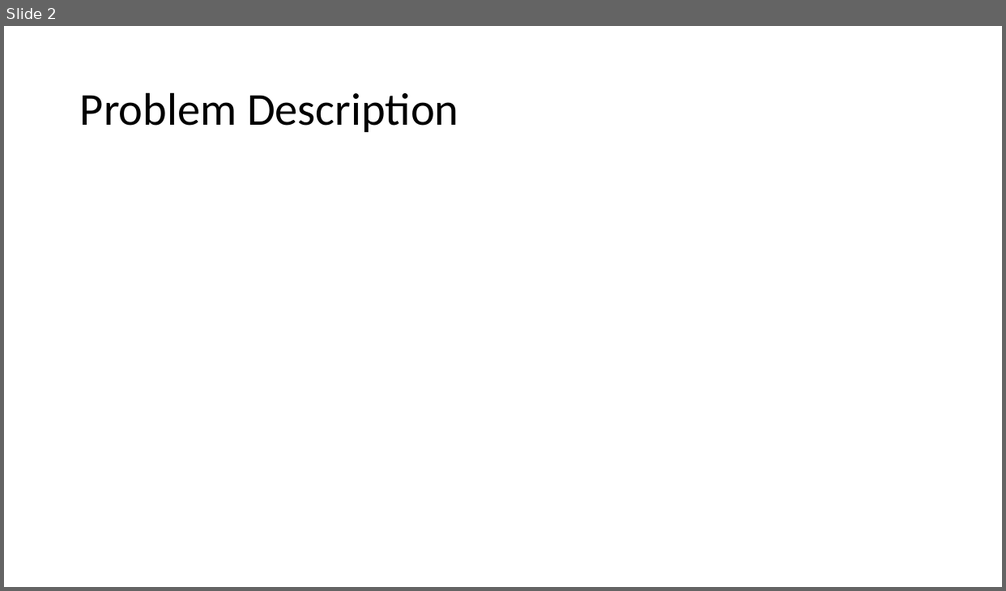
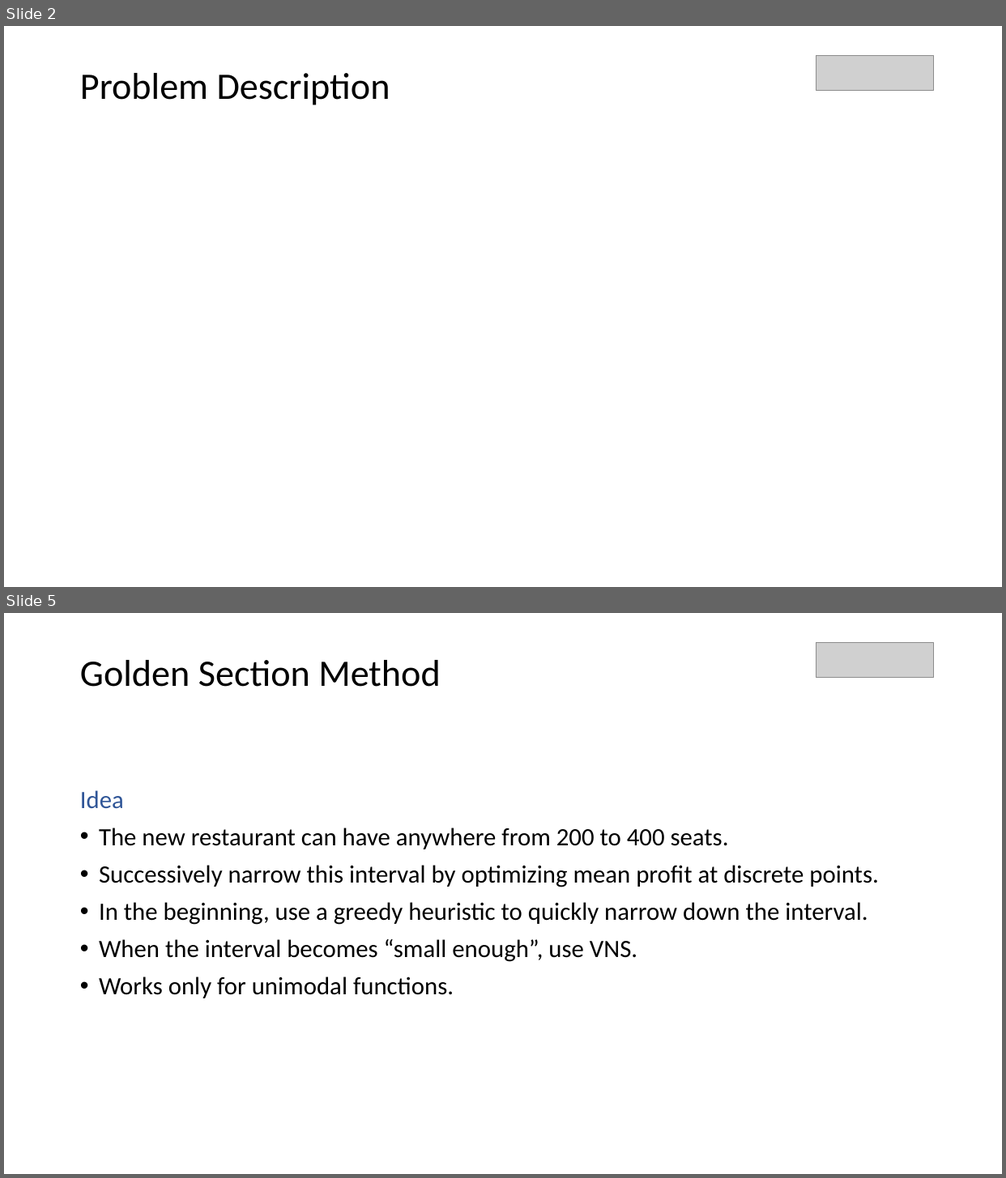
Before and after one commit to parkjan4/OptSim, a slide deck: Presentation.pptx. Shown one above the other, each under a label of ours: slide 2 before the commit, slides 2 and 5 after it; the slides between them are not shown. The pictures are 1006x591 and 1006x1178 pixels, drawn with LibreOffice and Linux fonts; fonts in the diff are those of the drawing; grey boxes stand for pictures. Boxes give left, top, right and bottom in pixels: in the first picture for what was removed or moved away, otherwise in the second. Text is boxed around its words. In the diff, an @@ line names an element or a change of style, - is before the commit and + after.

```diff
--- a/Presentation.pptx
+++ b/Presentation.pptx
@@ slide 5 added at [4,613,1002,1174], background #FFFFFF @@
@@ title added at [80,660,440,687], 36 pt, text #000000 @@
+Golden Section Method
@@ picture added at [816,643,933,677] @@
@@ text added at [80,790,878,999], 24 pt, text #000000 @@
+Idea
+• The new restaurant can have anywhere from 200 to 400 seats.
+• Successively narrow this interval by optimizing mean profit at discrete points.
+• In the beginning, use a greedy heuristic to quickly narrow down the interval.
+• When the interval becomes “small enough”, use VNS.
+• Works only for unimodal functions.
@@ slide 2 changed as well @@
@@ title "Problem Description" at [80,73,390,105]: size 44 to 36 pt @@
@@ picture added at [816,56,933,90] @@
```
Also in this commit, not shown: 1 other slide changed, 9 other slides added, 1 slide removed, 2 other files.
